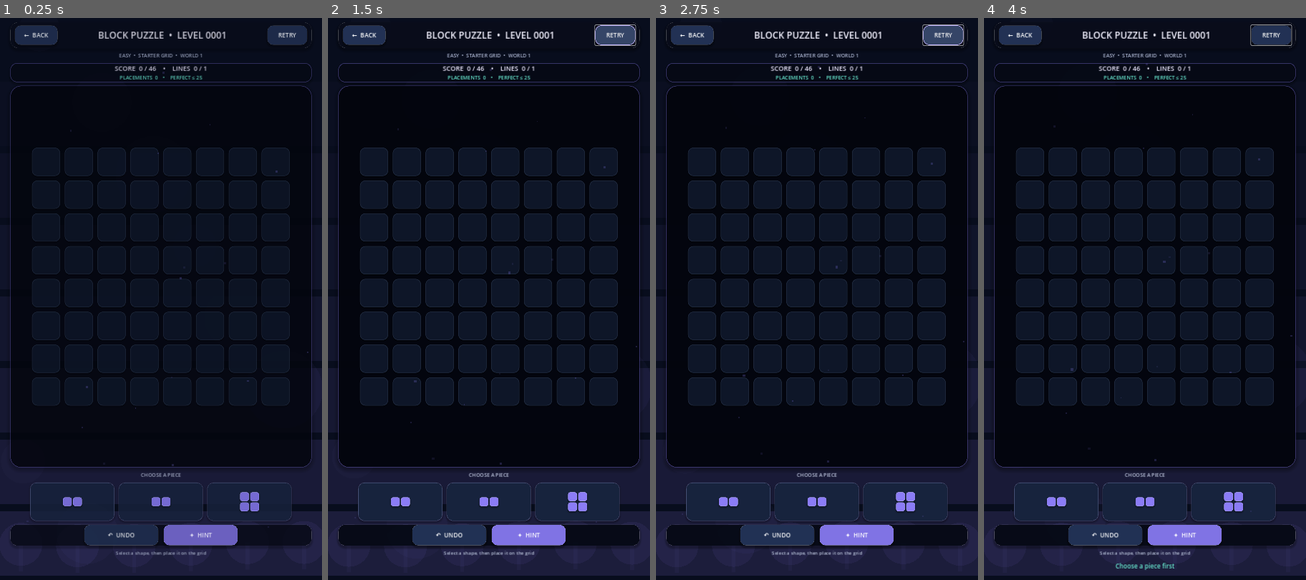
Above: before the commit, frames 1-4 (left to right).
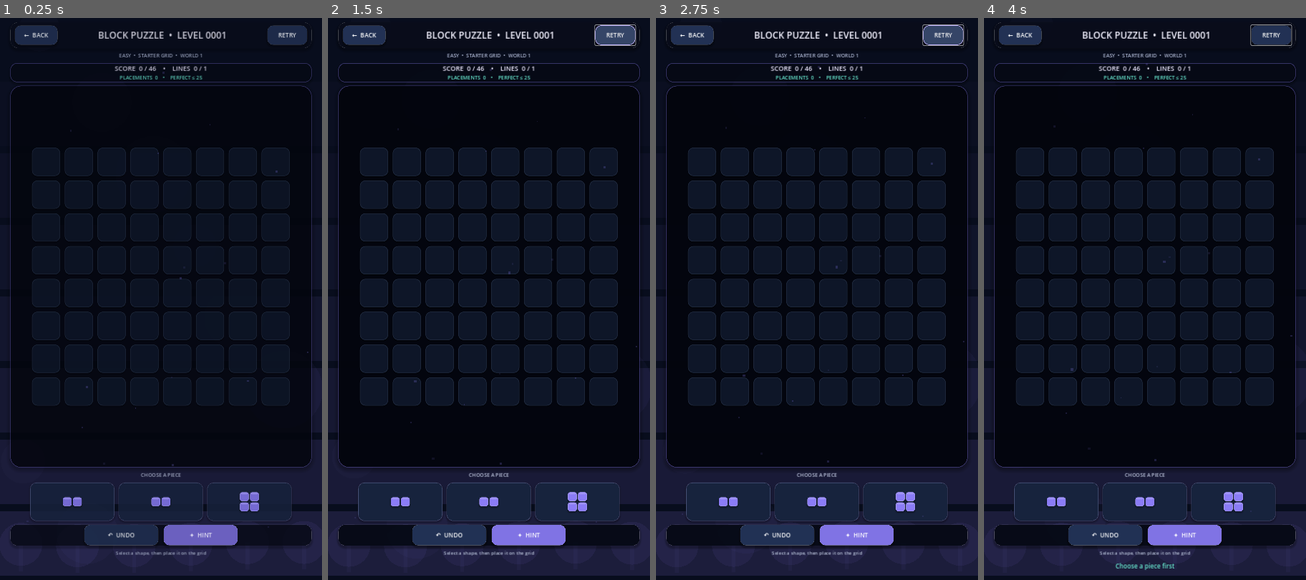
Above: after the commit, the same moments.

Repository: eghosa001/unjam
Game: Godot game, scene res://scenes/BlockPuzzle.tscn
Two runs of this game, one before a commit and one after it. Both use one fixed random seed, a clock stepped at 60 frames per second and the inputs below. This scene is started directly instead of the project's main scene.
Inputs (mouse positions are in pixels of both pictures, inside the frame that each line leads up to):
- Up to frame 1 (0.25 s): no input
- Up to frame 2 (1.5 s): click "RETRY" at 0.5 s; click "RETRY" at 1.25 s
- Up to frame 3 (2.75 s): click "RETRY" at 2 s
- Up to frame 4 (4 s): click (1029, 164) at 2.77 s; click (1061, 164) at 3.52 s

The runs differ from the first frame. In frame 1, less than 0.1% of the frame differs, in the area x 19-81%, y 84-88%; in frame 2, less than 0.1%; in frame 3, less than 0.1%; in frame 4, less than 0.1%.

Commit message:
Make Block Puzzle previews robust to restored saves

Diff:
--- a/scripts/ui/block_piece_button.gd
+++ b/scripts/ui/block_piece_button.gd
@@ -6,14 +6,12 @@
 var used := false
 var accent := Color("8b7cf6")
 var hover := false
-var preview_ready := false
 
 func configure(value: Array, is_selected: bool, color := Color("8b7cf6")) -> void:
-	shape = value.duplicate()
+	shape = value.duplicate(true)
 	selected = is_selected
 	used = shape.is_empty()
 	accent = color
-	preview_ready = false
 	text = "USED" if used else ""
 	focus_mode = Control.FOCUS_NONE
 	disabled = used
@@ -26,19 +24,12 @@
 	mouse_exited.connect(_set_hover.bind(false))
 	button_down.connect(func(): scale = Vector2(0.97, 0.97))
 	button_up.connect(func(): scale = Vector2.ONE)
-	resized.connect(_invalidate_preview)
-	set_process(true)
-
-func _process(_delta: float) -> void:
-	if not preview_ready and size.x > 1.0 and size.y > 1.0:
-		_render_shape()
-
-func _invalidate_preview() -> void:
-	preview_ready = false
+	resized.connect(queue_redraw)
 
 func _set_hover(value: bool) -> void:
 	hover = value
 	_update_style()
+	queue_redraw()
 
 func _update_style() -> void:
 	var bg := Color("342b68") if selected else Color("17233d")
@@ -51,29 +42,45 @@
 	add_theme_color_override("font_disabled_color", Color("68758a"))
 	add_theme_font_size_override("font_size", 16)
 
-func _render_shape() -> void:
-	preview_ready = true
-	for child in get_children():
-		if child.has_meta("piece_cell"):
-			child.queue_free()
-	if used or shape.is_empty():
+func _draw() -> void:
+	if used or shape.is_empty() or size.x <= 1.0 or size.y <= 1.0:
+		return
+	var points: Array[Vector2i] = []
+	for raw in shape:
+		var point := _as_point(raw)
+		if point.x >= 0 and point.y >= 0:
+			points.append(point)
+	if points.is_empty():
 		return
 	var max_x := 0
 	var max_y := 0
-	for point in shape:
-		max_x = maxi(max_x, int(point.x))
-		max_y = maxi(max_y, int(point.y))
+	for point in points:
+		max_x = maxi(max_x, point.x)
+		max_y = maxi(max_y, point.y)
 	var cell := minf(34.0, minf((size.x - 44.0) / float(max_x + 1), (size.y - 36.0) / float(max_y + 1)))
+	cell = maxf(10.0, cell)
 	var total := Vector2((max_x + 1) * cell, (max_y + 1) * cell)
 	var origin := (size - total) * 0.5
-	for point in shape:
-		var block := Panel.new()
-		block.set_meta("piece_cell", true)
-		block.mouse_filter = Control.MOUSE_FILTER_IGNORE
-		block.position = origin + Vector2(int(point.x), int(point.y)) * cell + Vector2(2, 2)
-		block.size = Vector2(cell - 4, cell - 4)
-		block.add_theme_stylebox_override("panel", _style(accent, accent.lightened(0.28), 1, 7))
-		add_child(block)
+	for point in points:
+		var rect := Rect2(origin + Vector2(point) * cell + Vector2(2, 2), Vector2(cell - 4, cell - 4))
+		draw_style_box(_style(accent, accent.lightened(0.28), 1, 7), rect)
+		draw_line(rect.position + Vector2(5, 5), Vector2(rect.end.x - 5, rect.position.y + 5), accent.lightened(0.32), 2.0, true)
+
+func _as_point(raw: Variant) -> Vector2i:
+	if raw is Vector2i:
+		return raw
+	if raw is Vector2:
+		return Vector2i(raw)
+	if raw is Dictionary:
+		return Vector2i(int(raw.get("x", -1)), int(raw.get("y", -1)))
+	if raw is Array and raw.size() >= 2:
+		return Vector2i(int(raw[0]), int(raw[1]))
+	if raw is String:
+		var cleaned := String(raw).replace("(", "").replace(")", "").replace("Vector2i", "").strip_edges()
+		var parts := cleaned.split(",")
+		if parts.size() >= 2 and parts[0].strip_edges().is_valid_int() and parts[1].strip_edges().is_valid_int():
+			return Vector2i(int(parts[0]), int(parts[1]))
+	return Vector2i(-1, -1)
 
 func _style(background: Color, border: Color, width: int, radius: int = 22) -> StyleBoxFlat:
 	var style := StyleBoxFlat.new()
